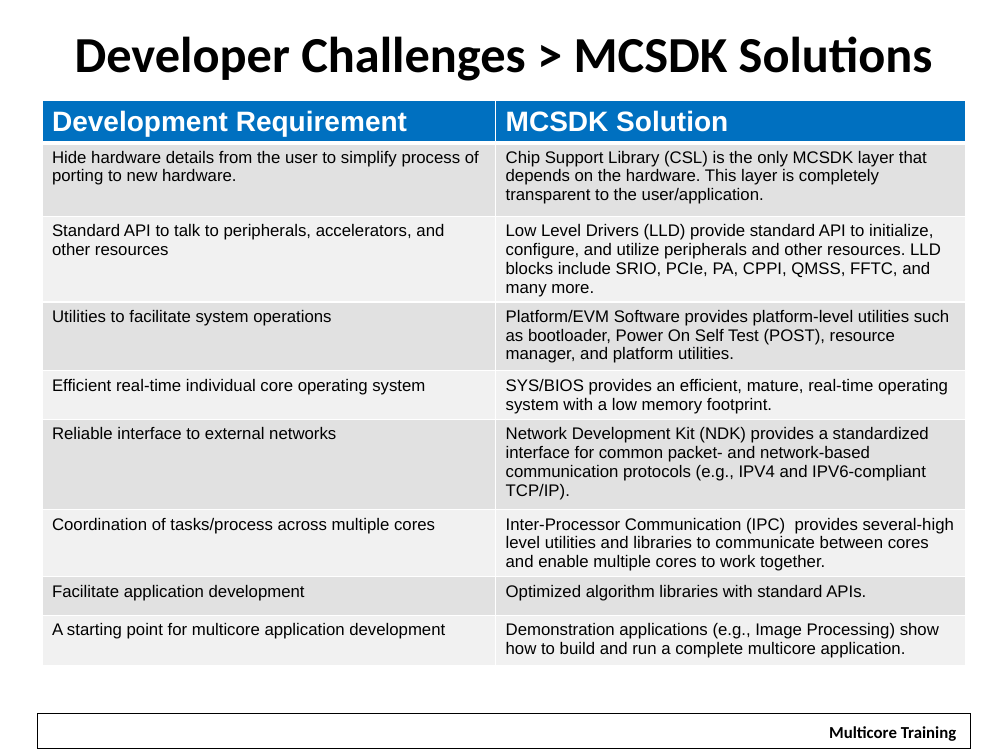
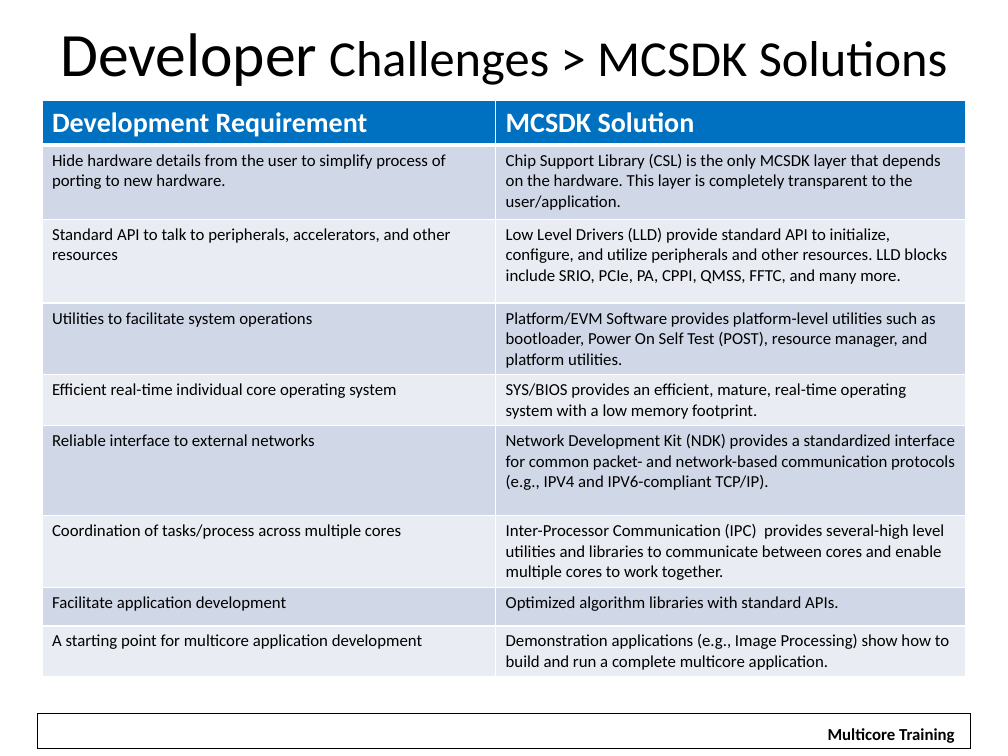
Before and after one commit to hari1989/keystone-workshop, a slide deck: slide 13 of slides/Introduction to KeyStone Software Ecosystem.pptx. Drawn at 1008x756 pixels with LibreOffice and Linux fonts; fonts in the diff are those of the drawing; background and template pictures are left out. Boxes give left, top, right and bottom in pixels: in the first picture for what was removed or moved away, otherwise in the second. Text is boxed around its words. In the diff, an @@ line names an element or a change of style, - is before the commit and + after.

```diff
--- a/slides/Introduction to KeyStone Software Ecosystem.pptx
+++ b/slides/Introduction to KeyStone Software Ecosystem.pptx
@@ title "Developer Challenges > MCSDK Solutions" at (60,33,947,86): size 36 to 44 pt in "Developer"; bold off @@
@@ table at (42,101,967,674) @@
@@ fill #E2E2E2 to #D0D8E8 in 8 cells @@
@@ fill #F1F1F1 to #E9EDF4 in 8 cells @@
@@ font Arial to Calibri @@
@@ text "Multicore Training" rewrapped from (818,717,968,747) to (828,728,954,743) @@
```
Also in this commit, not shown: 15 other slides changed, 1 slide added.
